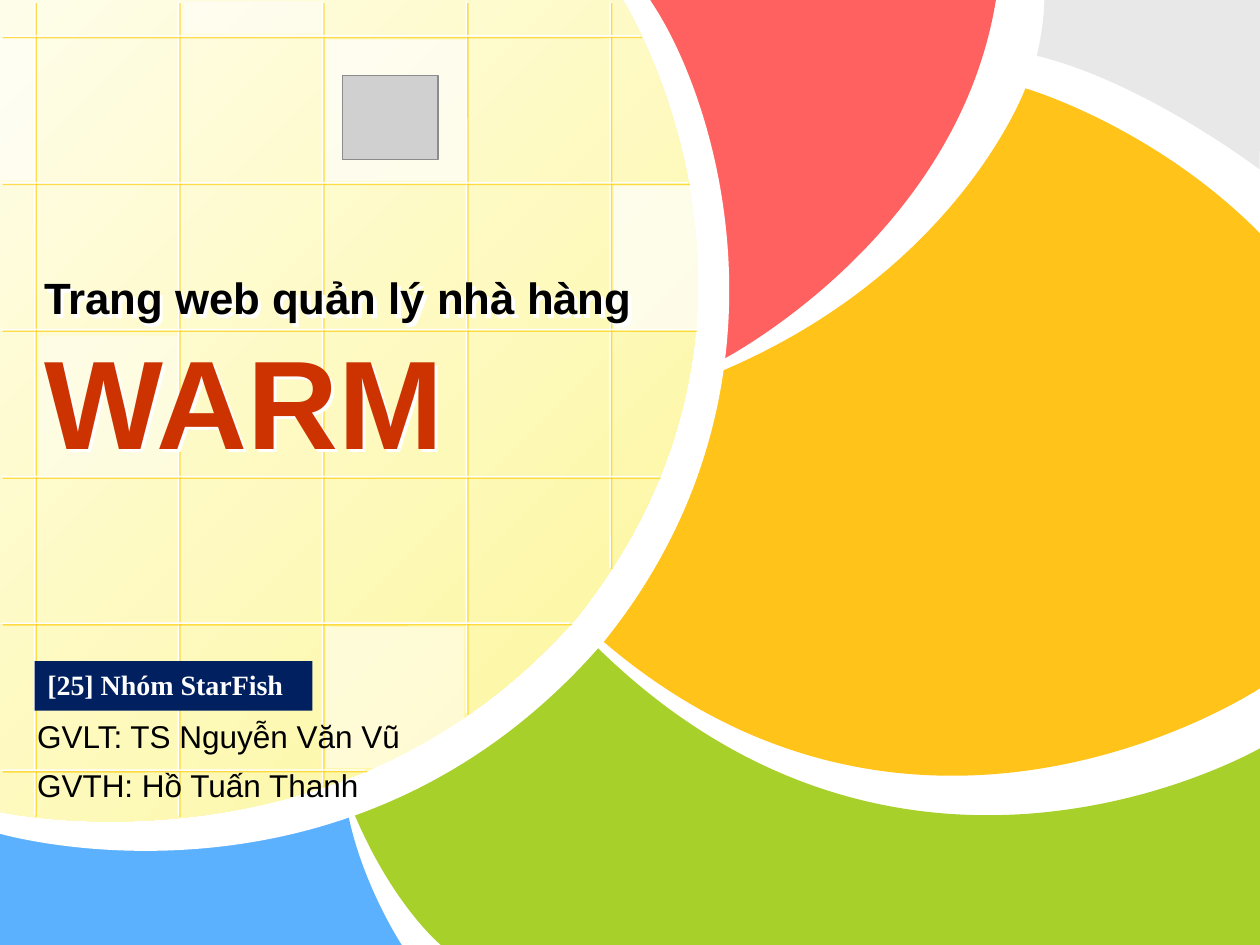
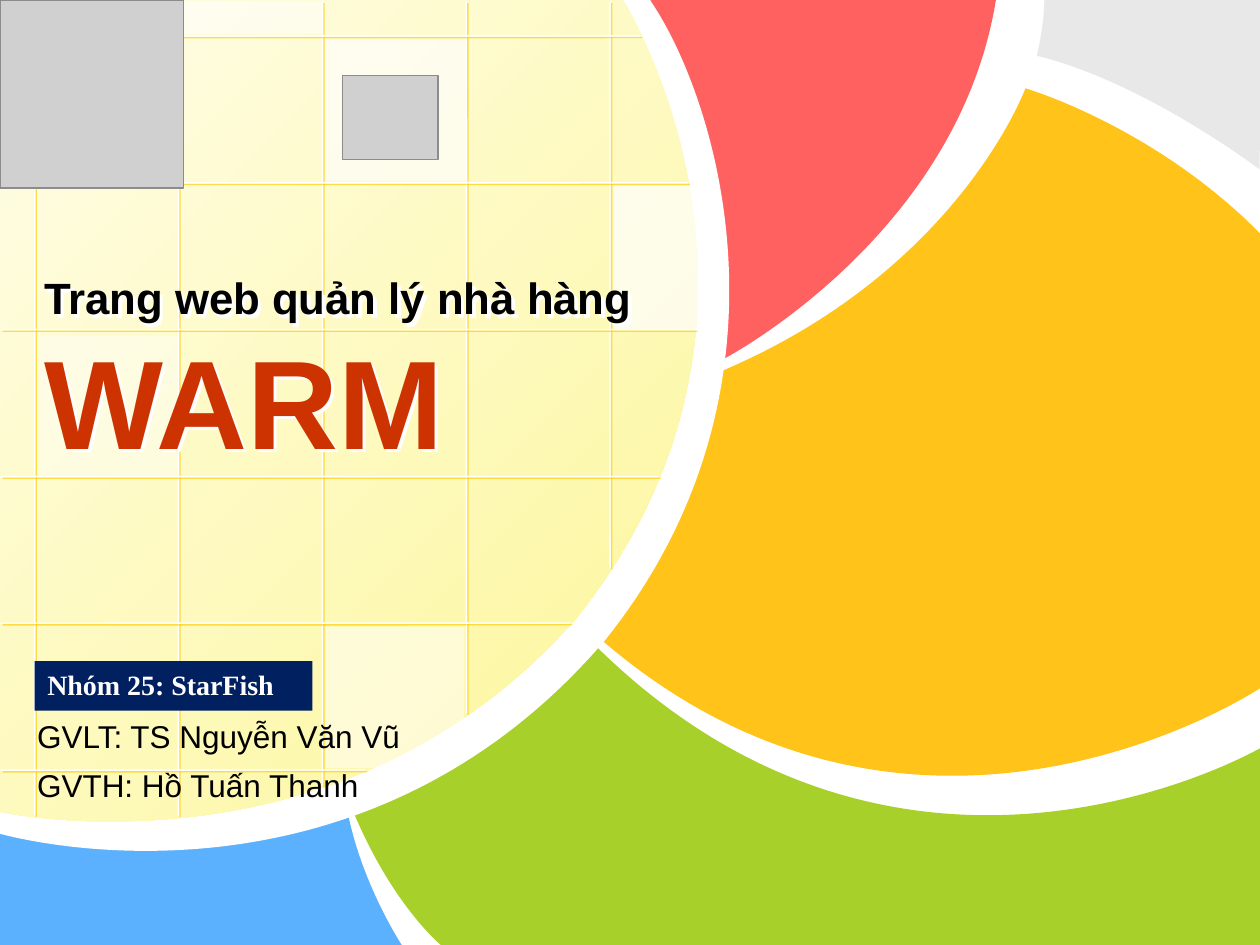
Before and after one commit to wycon/tkgd2008, a slide deck: slide 1 of PA4/4. Slide/WARM.pptx. Drawn at 1260x945 pixels with LibreOffice and Linux fonts; fonts in the diff are those of the drawing; grey boxes stand for pictures; background and template pictures are left out. Boxes give left, top, right and bottom in pixels: in the first picture for what was removed or moved away, otherwise in the second. Text is boxed around its words. In the diff, an @@ line names an element or a change of style, - is before the commit and + after.

```diff
--- a/PA4/4. Slide/WARM.pptx
+++ b/PA4/4. Slide/WARM.pptx
@@ picture added at bbox=[0, 0, 184, 188] @@
@@ subtitle at bbox=[47, 675, 273, 696]: text changed @@
-[25] Nhóm StarFish
+Nhóm 25: StarFish
```
Also in this commit, not shown: 15 other slides changed, 1 other file.
